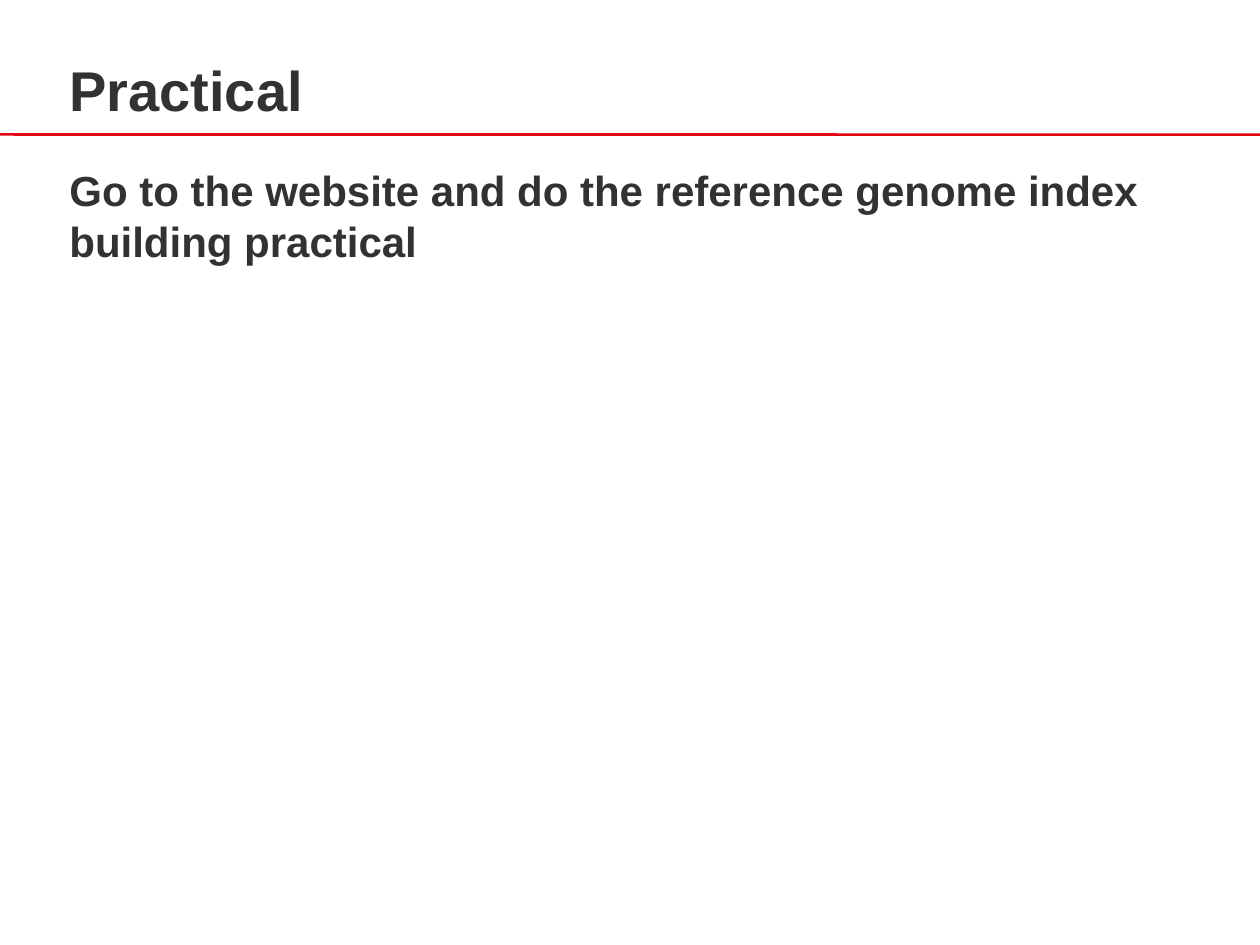
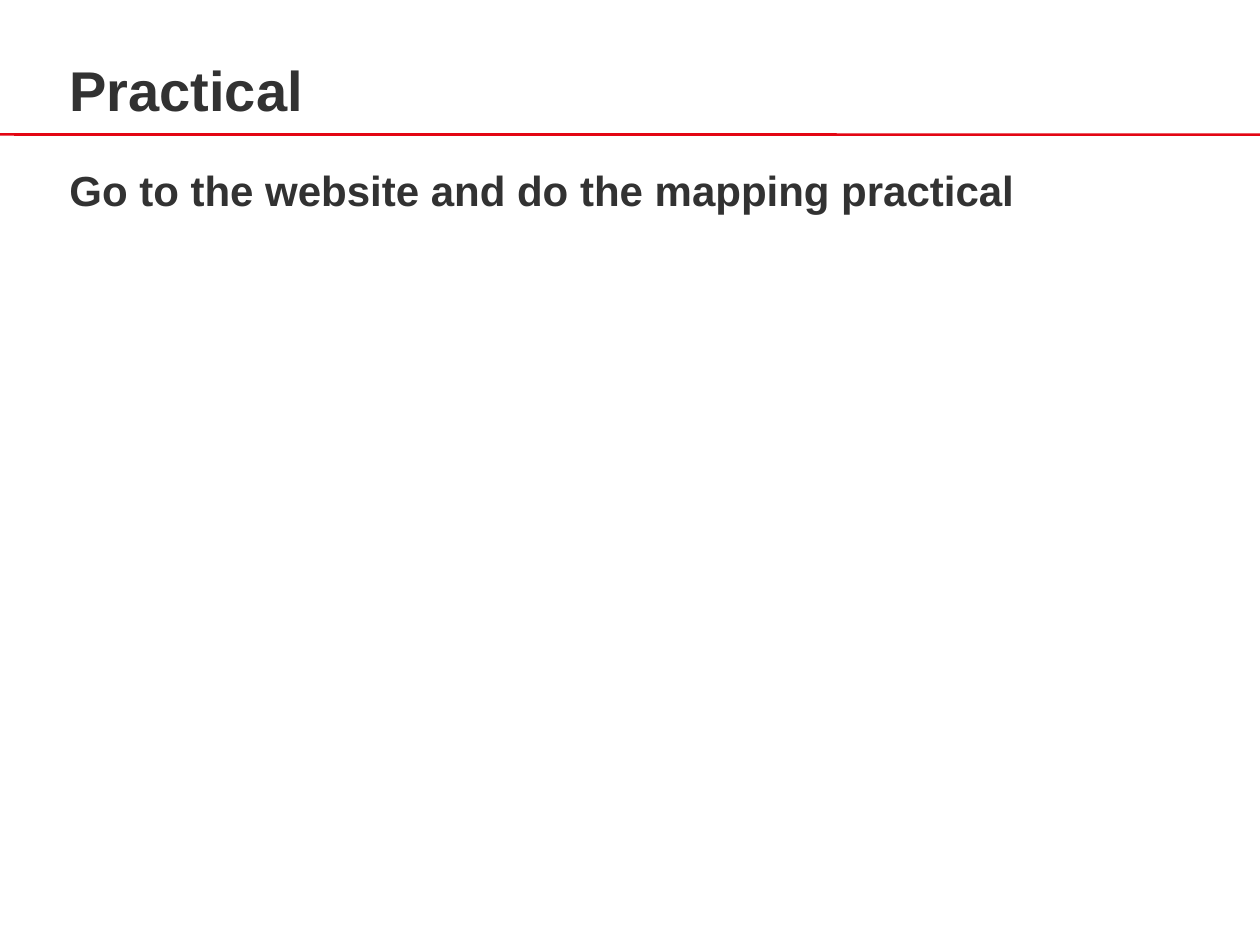
Before and after one commit to sib-swiss/RNAseq-introduction-training, a slide deck: slide 15 of docs/assets/pptx/RNA-Seq_04_Mapping.pptx (slide 14 before the commit). Drawn at 1260x945 pixels with LibreOffice and Linux fonts; fonts in the diff are those of the drawing. Boxes give left, top, right and bottom in pixels: in the first picture for what was removed or moved away, otherwise in the second. Text is boxed around its words. In the diff, an @@ line names an element or a change of style, - is before the commit and + after.

Commit message:
update to mapping part

```diff
--- a/docs/assets/pptx/RNA-Seq_04_Mapping.pptx
+++ b/docs/assets/pptx/RNA-Seq_04_Mapping.pptx
@@ text at bbox=[69, 175, 1014, 215]: text changed @@
-Go to the website and do the reference genome index building practical
+Go to the website and do the mapping practical
```
Also in this commit, not shown: 8 other slides changed, 10 slides added, 6 slides removed, 6 other files.
